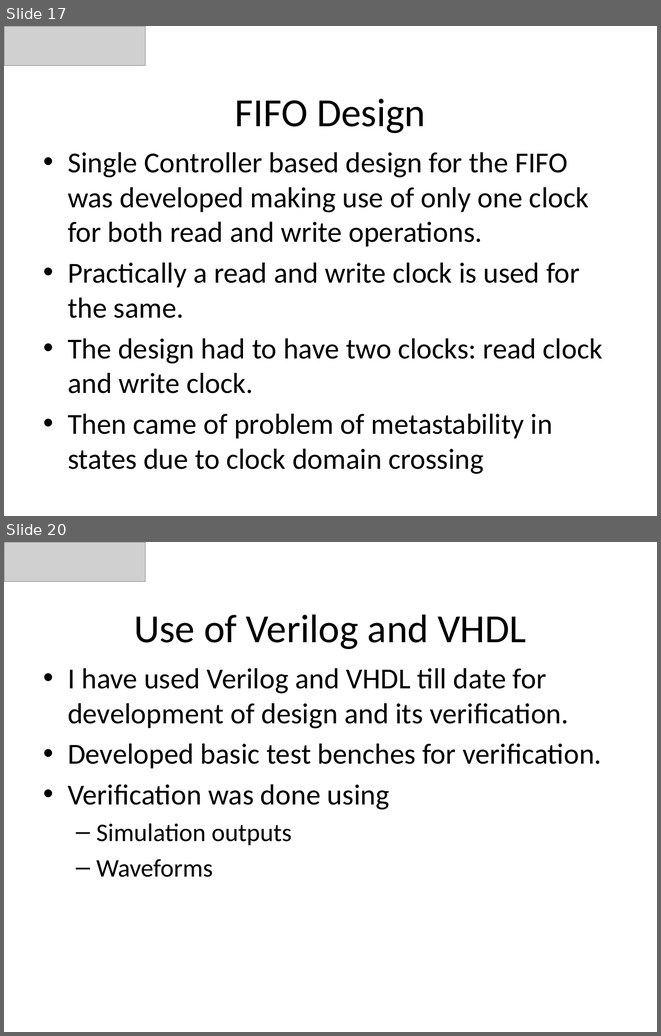
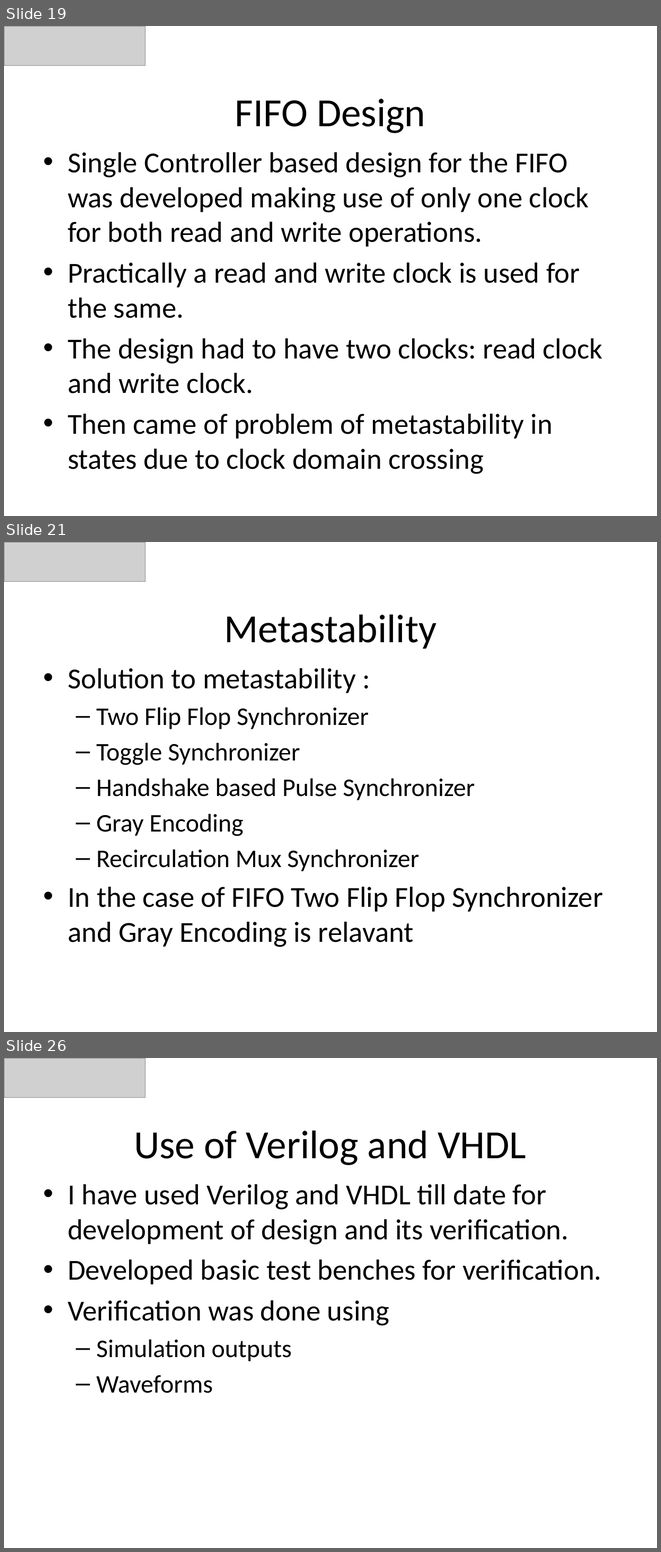
Before and after one commit to KishanVasu/Hello-world, a slide deck: SV [Autosaved].pptx. Shown one above the other, each under a label of ours: slides 17 and 20 before the commit, slides 19, 21 and 26 after it; the slides between them are not shown. The pictures are 661x1036 and 661x1552 pixels, drawn with LibreOffice and Linux fonts; fonts in the diff are those of the drawing; grey boxes stand for pictures. Boxes give left, top, right and bottom in pixels: in the first picture for what was removed or moved away, otherwise in the second. Text is boxed around its words. In the diff, an @@ line names an element or a change of style, - is before the commit and + after.

```diff
--- a/SV [Autosaved].pptx
+++ b/SV [Autosaved].pptx
@@ slide 21 added at (4,542,657,1032), background #FFFFFF @@
@@ picture added at (4,542,146,582) @@
@@ title added at (224,614,436,649), 44 pt, text #000000 @@
+Metastability
@@ text added at (68,668,603,947), 28 pt, text #000000 @@
+• Solution to metastability :
+  – Two Flip Flop Synchronizer
+  – Toggle Synchronizer
+  – Handshake based Pulse Synchronizer
+  – Gray Encoding
+  – Recirculation Mux Synchronizer
+• In the case of FIFO Two Flip Flop Synchronizer and Gray Encoding is relavant
@@ what was slide 17 is now slide 19 @@
@@ what was slide 20 is now slide 26 @@
```
Also in this commit, not shown: 19 slides changed, 9 other slides added, 1 slide removed.
